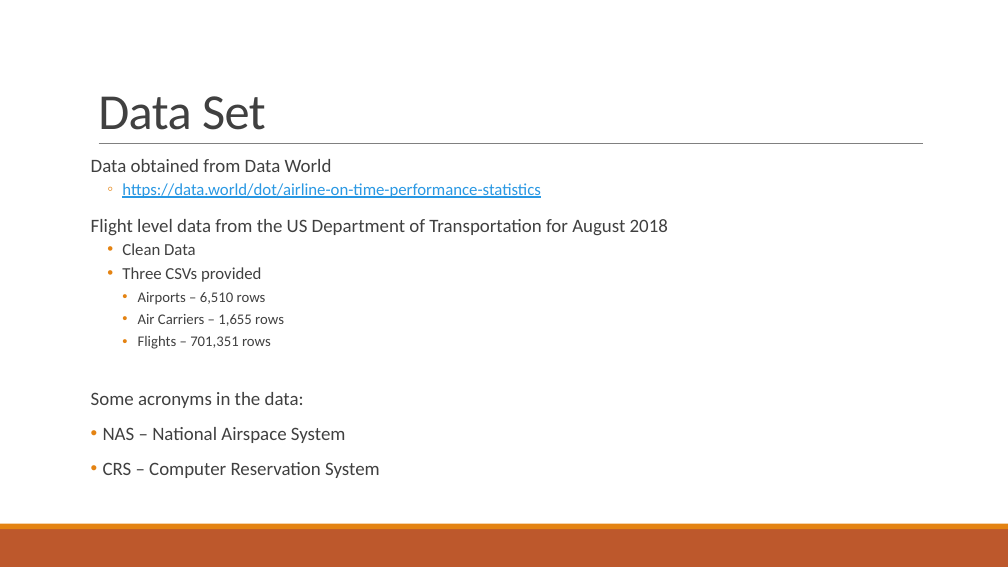
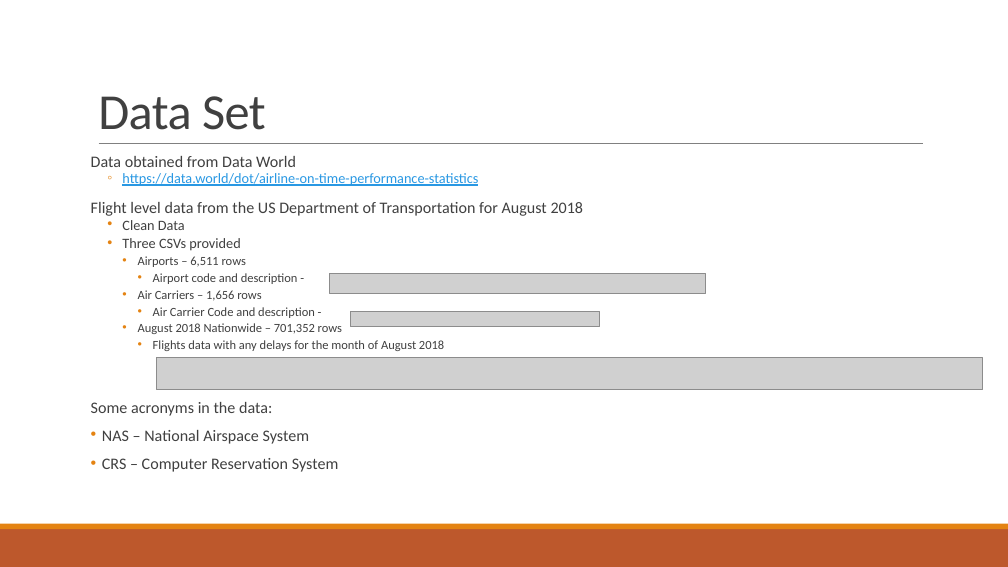
Before and after one commit to DKogge/airport, a slide deck: slide 2 of August 2018.pptx. Drawn at 1008x567 pixels with LibreOffice and Linux fonts; fonts in the diff are those of the drawing; grey boxes stand for pictures. Boxes give left, top, right and bottom in pixels: in the first picture for what was removed or moved away, otherwise in the second. Text is boxed around its words. In the diff, an @@ line names an element or a change of style, - is before the commit and + after.

Commit message:
update ppt and refactor

```diff
--- a/August 2018.pptx
+++ b/August 2018.pptx
@@ text at [91,156,584,472]: size 18 to 15.3 pt in "Data obtained from Data World", "Flight level data from the US Department ...", "Some acronyms in the data:", "NAS – National Airspace System" and 1 more places; size 16 to 13.6 pt in "https://data.world/dot/airline-on-time-performance-statistic ...", "Clean Data", "Three CSVs provided"; line spacing 0.9 to 0.7 @@
@@ text at [138,256,444,351]: text changed; size 14 to 11.9 pt @@
-    • Airports – 6,510 rows
-    • Air Carriers – 1,655 rows
-    • Flights – 701,351 rows
+    • Airports – 6,511 rows
+      • Airport code and description -
+    • Air Carriers – 1,656 rows
+      • Air Carrier Code and description -
+    • August 2018 Nationwide – 701,352 rows
+      • Flights data with any delays for the month of August 2018
@@ picture added at [330,274,706,293] @@
@@ picture added at [350,311,600,327] @@
@@ picture added at [157,358,983,390] @@
```
Also in this commit, not shown: 1 other slide changed, 1 slide added, 2 other files.
